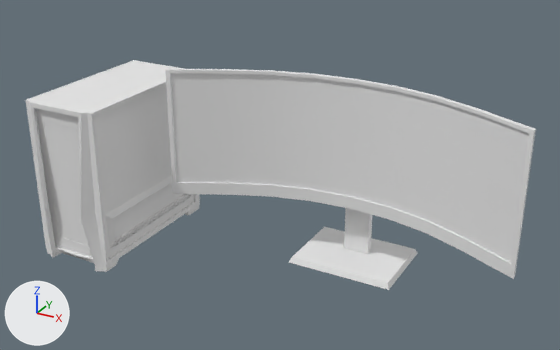
The OBJ model Assets/Meshes/GamingPc.obj: old version first, new version second.
Camera for both pictures: a 50 mm lens placed at (6.5, -7.38, 5.05), pointed at (2.37, 0.14, 1.29). The lights are fixed; the arrows at lower left show +X, +Y and +Z. Where no turn or scale is listed for an object, it has been applied to the vertices.
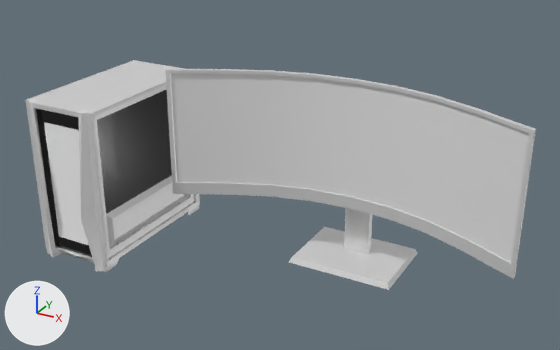
Location of each change, (x1, y1, x2, y2) in pixels of the pictures (560 x 350 px):
'Cube.001_Cube.002', surface changed: (26, 60, 200, 272) in both
'Cube.007', recoloured, surface changed: (97, 89, 172, 214) in both
'Cube.004', surface changed, recoloured: (44, 122, 89, 245) in both
'Cube.005', surface changed: (33, 62, 174, 111) in both
'Cube.002_Cube.001', surface changed: (106, 175, 190, 248) in both
'Cube.003', recoloured, surface changed (white to black): (36, 108, 92, 257) in both
'Cube', surface changed: (94, 86, 194, 258) in both

The change, as a diff of the scene's bpy script:
```diff
--- a/Assets/Meshes/GamingPc.obj.py
+++ b/Assets/Meshes/GamingPc.obj.py
@@ mat_material_081 @@
 mat_material_081.base_color = (0.8, 0.8, 0.8)  # white #e7e7e7
-mat_material_081.roughness = 1.0
+mat_material_081.metallic = 0.443
@@ mat_material_007 @@
 mat_material_007 = principled_material('Material.007')
-mat_material_007.base_color = (0.8, 0.8, 0.8)  # white #e7e7e7
-mat_material_007.roughness = 1.0
+mat_material_007.base_color = (0.0, 0.0, 0.0)  # black #000000
+mat_material_007.roughness = 0.129
@@ mat_material_089 @@
 mat_material_089 = principled_material('Material.089')
-mat_material_089.base_color = (0.8, 0.8, 0.8)  # white #e7e7e7
+mat_material_089.base_color = (1.0, 1.0, 1.0)  # white #ffffff
 mat_material_089.roughness = 1.0
```
